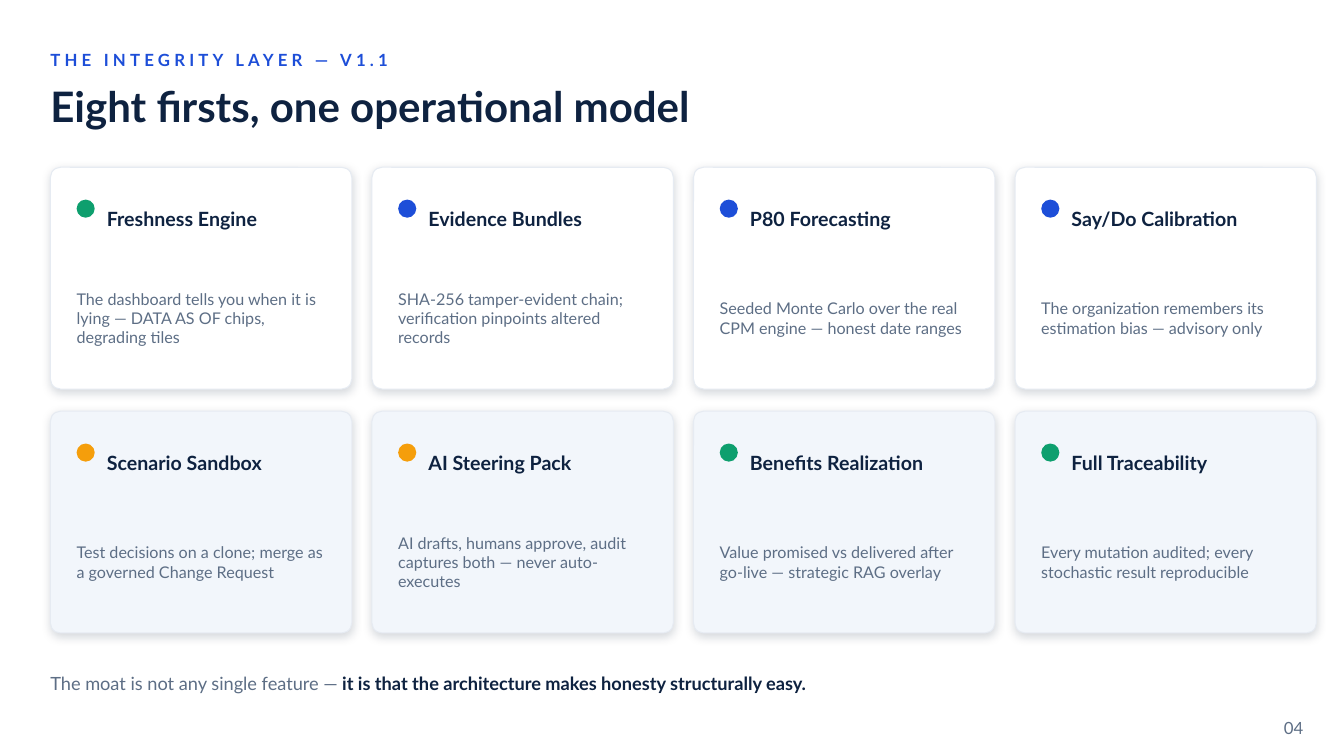
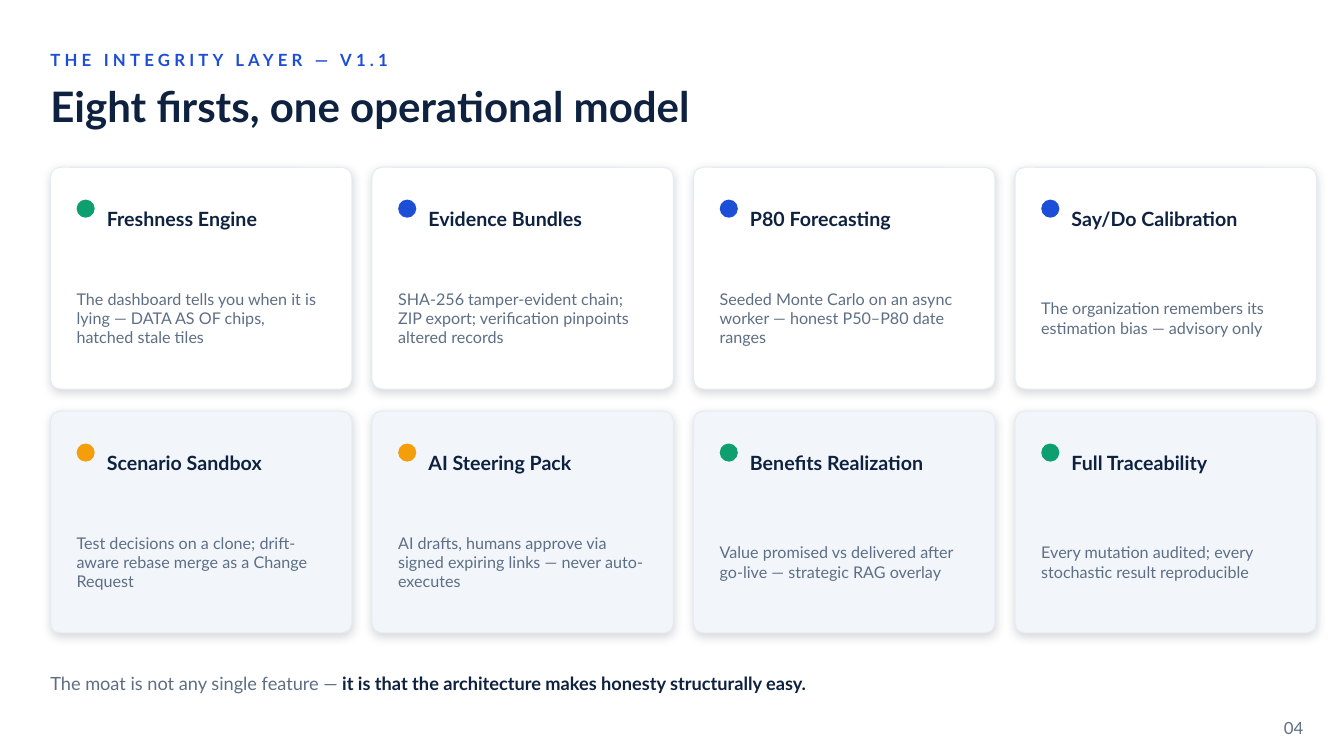
Before and after one commit to vpoomari/PM-Control-Tower, a slide deck: slide 3 of sales-deck/PM-Control-Tower-Sales-Deck.pptx. Drawn at 1344x756 pixels with LibreOffice and Linux fonts; fonts in the diff are those of the drawing. Boxes give left, top, right and bottom in pixels: in the first picture for what was removed or moved away, otherwise in the second. Text is boxed around its words. In the diff, an @@ line names an element or a change of style, - is before the commit and + after.

Commit message:
v1.2.0: Integrity Layer hardening — SystemConfig thresholds + grace window, hatched stale tiles, evidence ZIP export, async Monte Carlo worker + fan chart, scenario rebase-on-merge, signed expiring approval links, benefits waterfall

```diff
--- a/sales-deck/PM-Control-Tower-Sales-Deck.pptx
+++ b/sales-deck/PM-Control-Tower-Sales-Deck.pptx
@@ text at box(77, 293, 316, 343): text changed @@
-The dashboard tells you when it is lying — DATA AS OF chips, degrading tiles
+The dashboard tells you when it is lying — DATA AS OF chips, hatched stale tiles
@@ text at box(398, 293, 629, 343): text changed @@
-SHA-256 tamper-evident chain; verification pinpoints altered records
+SHA-256 tamper-evident chain; ZIP export; verification pinpoints altered records
@@ text at box(720, 293, 952, 346): text changed @@
-Seeded Monte Carlo over the real CPM engine — honest date ranges
+Seeded Monte Carlo on an async worker — honest P50–P80 date ranges
@@ text at box(77, 537, 308, 590): text changed @@
-Test decisions on a clone; merge as a governed Change Request
+Test decisions on a clone; drift-aware rebase merge as a Change Request
@@ text at box(398, 537, 643, 587): text changed @@
-AI drafts, humans approve, audit captures both — never auto-executes
+AI drafts, humans approve via signed expiring links — never auto-executes
```
Also in this commit, not shown: 26 other files.
